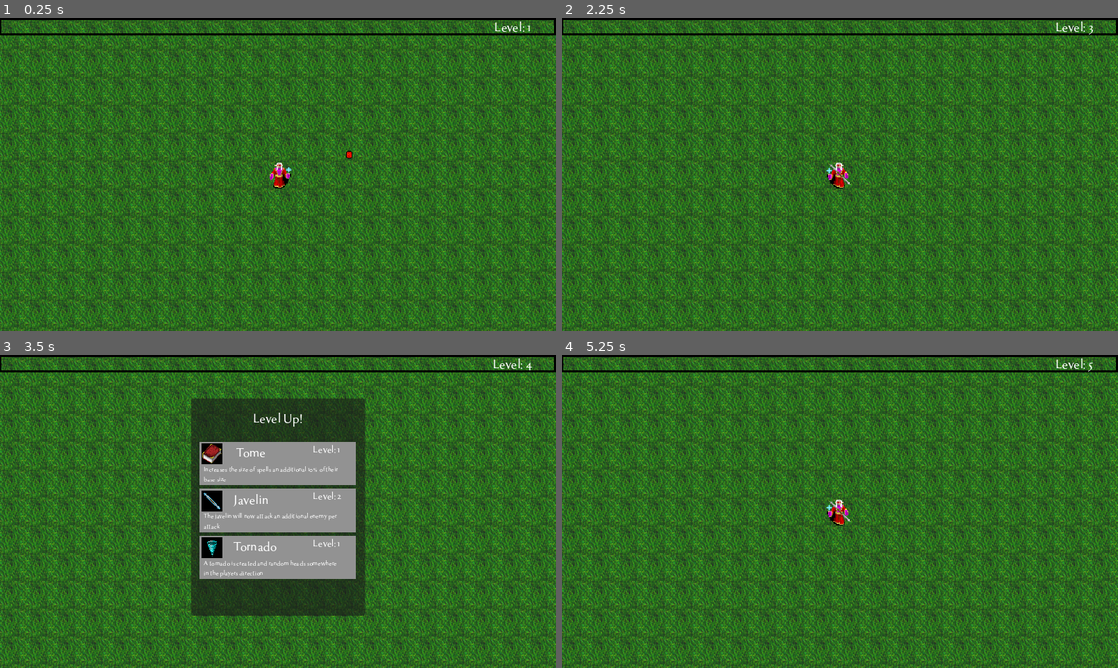
Above: before the commit, frames 1-4 (two rows, left to right).
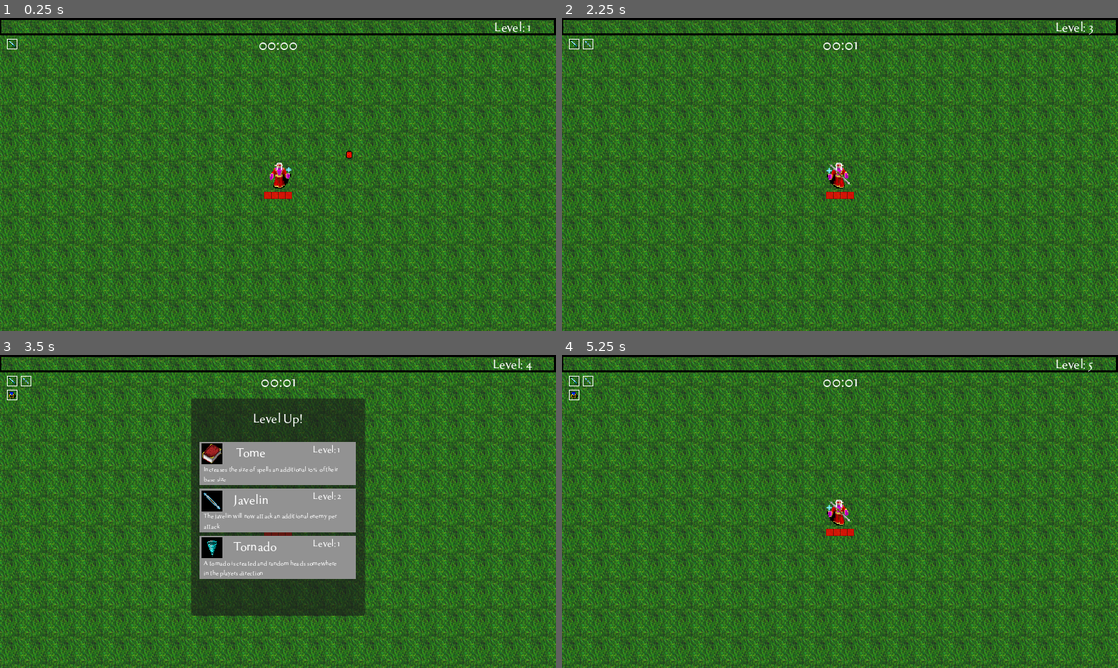
Above: after the commit, the same moments.

Repository: deonblaauw/rfg
Game: Godot game, scene res://World/world.tscn
The game is run twice, just before and just after one commit, with the same random seed, the same clock (stepped at 60 frames per second) and the same inputs. Sound files missing from this copy of the repository are replaced by a short silence.
Inputs (mouse positions are in pixels of both pictures, inside the frame that each line leads up to):
- Up to frame 1 (0.25 s): no input
- Up to frame 2 (2.25 s): tap Enter at 0.5 s; move the mouse to (962, 158) at 0.52 s; hold Right (right) 0.53-1.28 s; click (962, 158) at 0.6 s; move the mouse to (728, 190) at 1.27 s; hold Down (down) 1.28-2.03 s; click (728, 190) at 1.35 s; tap Space at 2 s; move the mouse to (895, 105) at 2.02 s; hold Right (right) from 2.03 s (still down); click (895, 105) at 2.1 s
- Up to frame 3 (3.5 s): tap Enter at 2.75 s; move the mouse to (250, 574) at 2.77 s; release Right (right) at 2.78 s; hold Up (up) from 2.78 s (still down); click (250, 574) at 2.85 s
- Up to frame 4 (5.25 s): tap Space at 3.5, 5 s; move the mouse to (1006, 558) at 3.52 s; release Up (up) at 3.53 s; hold Left (left) 3.53-5.03 s; click (1006, 558) at 3.6 s; tap Enter at 4.25 s; move the mouse to (673, 464) at 4.27 s; click (673, 464) at 4.35 s; move the mouse to (867, 511) at 5.02 s; hold Down (down) from 5.03 s (still down); click (867, 511) at 5.1 s

The runs differ from the first frame. In frame 1, 0.2% of the frame differs, in the area x 1-54%, y 6-58%; in frame 2, 0.2%; in frame 3, 0.2%; in frame 4, 0.3%.

Commit message:
Fully working weapon upgrade system, along with game timer, health bar and item UI. Next, more enemies and  mode

Diff:
--- a/Enemies/explosion.tscn
+++ b/Enemies/explosion.tscn
@@ -51,6 +51,7 @@
 
 [node name="snd_explode" type="AudioStreamPlayer2D" parent="."]
 stream = ExtResource("2_xex1s")
+volume_db = -10.0
 pitch_scale = 0.5
 
 [node name="AnimationPlayer" type="AnimationPlayer" parent="."]
--- /dev/null
+++ b/Player/GUI/item_container.gd
@@ -0,0 +1,8 @@
+extends TextureRect
+
+@onready var item_texture = $ItemTexture
+
+var upgrade = null
+func _ready():
+	if upgrade != null:
+		item_texture.texture = load(UpgradeDb.UPGRADES[upgrade]["icon"])
--- /dev/null
+++ b/Player/GUI/item_container.tscn
@@ -0,0 +1,16 @@
+[gd_scene load_steps=3 format=3 uid="uid://dwop7mi41l4ou"]
+
+[ext_resource type="Texture2D" uid="uid://b67jserymk5n6" path="res://Assets/Textures/GUI/EmptyItem.png" id="1_pywts"]
+[ext_resource type="Script" path="res://Player/GUI/item_container.gd" id="2_k4fnk"]
+
+[node name="ItemContainer" type="TextureRect"]
+offset_right = 12.0
+offset_bottom = 12.0
+texture = ExtResource("1_pywts")
+script = ExtResource("2_k4fnk")
+
+[node name="ItemTexture" type="TextureRect" parent="."]
+layout_mode = 0
+offset_right = 33.0
+offset_bottom = 33.0
+scale = Vector2(0.33, 0.33)
--- a/Player/player.gd
+++ b/Player/player.gd
@@ -1,13 +1,16 @@
 extends CharacterBody2D
 
-@export var maxHp = 100.0
+@export var maxHp = 50.0
 @export var movement_speed = 100.0
-@export var healHp = 0.5
+@export var healHp = 0.5 # heals this many per healRate
 @export var healRate = 1.0
 @onready var animated_sprite_2d = $AnimatedSprite2D
 @onready var heal_timer = $healTimer
+@onready var health_bar = $GUILayer/GUI/HealthBar
+@onready var lbl_timer = $GUILayer/GUI/lblTimer
 
 var hp = 0
+var time = 0
 
 # ***************       Player Levels        ****************
 var experience = 0
@@ -83,7 +86,9 @@
 @onready var snd_levelup = $GUILayer/GUI/LevelPanel/snd_levelup
 @onready var level_panel = $GUILayer/GUI/LevelPanel
 @onready var itemOptions_ui = preload("res://Utility/item_option.tscn")
-
+@onready var collected_weapons_ui = $GUILayer/GUI/CollectedWeapons
+@onready var collected_upgrades_ui = $GUILayer/GUI/CollectedUpgrades
+@onready var itemContainer_ui = preload("res://Player/GUI/item_container.tscn")
 
 func _ready():
 	upgrade_character("icespear1") # initial weapon
@@ -122,6 +127,8 @@
 	move_and_slide()
 
 func animation():
+	health_bar.max_value = maxHp
+	health_bar.value = hp
 	if not velocity.is_zero_approx():
 		animated_sprite_2d.play()
 	else:
@@ -343,6 +350,7 @@
 			hp += 20
 			hp = clamp(hp,0,maxHp)
 
+	adjust_gui_collection(upgrade)
 	attack() # make sure everything is refreshed
 
 	var option_children = upgrade_options_gui.get_children()
@@ -382,3 +390,29 @@
 		return randomitem
 	else:
 		return null
+
+func change_time(argtime = 0):
+	time = argtime
+	var get_m = int(time/60.0)
+	var get_s = time % 60
+	if get_m < 10:
+		get_m = str(0,get_m)
+	if get_s < 10:
+		get_s = str(0,get_s)
+	lbl_timer.text = str(get_m,":",get_s)
+
+func adjust_gui_collection(upgrade):
+	var get_upgraded_displayname = UpgradeDb.UPGRADES[upgrade]["displayname"]
+	var get_type = UpgradeDb.UPGRADES[upgrade]["type"]
+	if get_type != "item":
+		var get_collected_displaynames = []
+		for i in collected_upgrades:
+			get_collected_displaynames.append(UpgradeDb.UPGRADES[i]["displayname"])
+		if not get_upgraded_displayname in get_collected_displaynames:
+			var new_item = itemContainer_ui.instantiate()
+			new_item.upgrade = upgrade
+			match get_type:
+				"weapon":
+					collected_weapons_ui.add_child(new_item)
+				"upgrade":
+					collected_upgrades_ui.add_child(new_item)
--- a/Player/player.tscn
+++ b/Player/player.tscn
@@ -7,6 +7,8 @@
 [ext_resource type="Texture2D" uid="uid://c03hv7qpngsbk" path="res://Assets/Textures/GUI/exp_progress.png" id="5_7amyo"]
 [ext_resource type="FontFile" uid="uid://cg3hcea6mc3e7" path="res://Assets/Font/tenderness.otf" id="6_60m7o"]
 [ext_resource type="AudioStream" uid="uid://br0otd0f51pmc" path="res://Assets/Audio/SoundEffect/levelup.ogg" id="7_owcc0"]
+[ext_resource type="Texture2D" uid="uid://dok84rxgf23x1" path="res://Assets/Textures/GUI/healthbar.png" id="8_1jqf7"]
+[ext_resource type="Texture2D" uid="uid://hdve8g0wamwi" path="res://Assets/Textures/GUI/health.png" id="9_wp4ly"]
 
 [sub_resource type="CircleShape2D" id="CircleShape2D_2il0a"]
 radius = 371.734
@@ -140,6 +142,16 @@
 horizontal_alignment = 1
 vertical_alignment = 2
 
+[node name="HealthBar" type="TextureProgressBar" parent="GUILayer/GUI"]
+self_modulate = Color(1, 1, 1, 0.784314)
+layout_mode = 0
+offset_left = 304.0
+offset_top = 200.0
+offset_right = 336.0
+offset_bottom = 208.0
+texture_under = ExtResource("8_1jqf7")
+texture_progress = ExtResource("9_wp4ly")
+
 [node name="LevelPanel" type="Panel" parent="GUILayer/GUI"]
 process_mode = 2
 visible = false
@@ -169,10 +181,33 @@
 stream = ExtResource("7_owcc0")
 volume_db = -10.0
 
-[node name="HealthBar" type="TextureProgressBar" parent="GUILayer/GUI"]
-layout_mode = 0
-offset_right = 40.0
+[node name="lblTimer" type="Label" parent="GUILayer/GUI"]
+layout_mode = 0
+offset_left = 280.0
+offset_top = 20.0
+offset_right = 360.0
+offset_bottom = 44.0
+theme_override_fonts/font = ExtResource("6_60m7o")
+theme_override_font_sizes/font_size = 20
+text = "00:00"
+horizontal_alignment = 1
+vertical_alignment = 1
+
+[node name="CollectedWeapons" type="GridContainer" parent="GUILayer/GUI"]
+layout_mode = 0
+offset_left = 8.0
+offset_top = 24.0
+offset_right = 208.0
 offset_bottom = 40.0
+columns = 10
+
+[node name="CollectedUpgrades" type="GridContainer" parent="GUILayer/GUI"]
+layout_mode = 0
+offset_left = 8.0
+offset_top = 40.0
+offset_right = 208.0
+offset_bottom = 56.0
+columns = 10
 
 [connection signal="ready" from="." to="." method="_on_ready"]
 [connection signal="body_entered" from="EnemyDetectionArea" to="." method="_on_enemy_detection_area_body_entered"]
--- a/Utility/enemy_spawner.gd
+++ b/Utility/enemy_spawner.gd
@@ -5,11 +5,15 @@
 
 var time = 0
 
+signal changetime(time)
 
+func _ready():
+	connect("changetime",Callable(player,"change_time"))
 
 func _on_timer_timeout():
 	time += 1
 	spawn_enemies()
+	changetime.emit(time)
 
 func spawn_enemies():
 	var enemy_spawns = spawns
Not shown: 1 places in Player/player.tscn that only renumber resources
